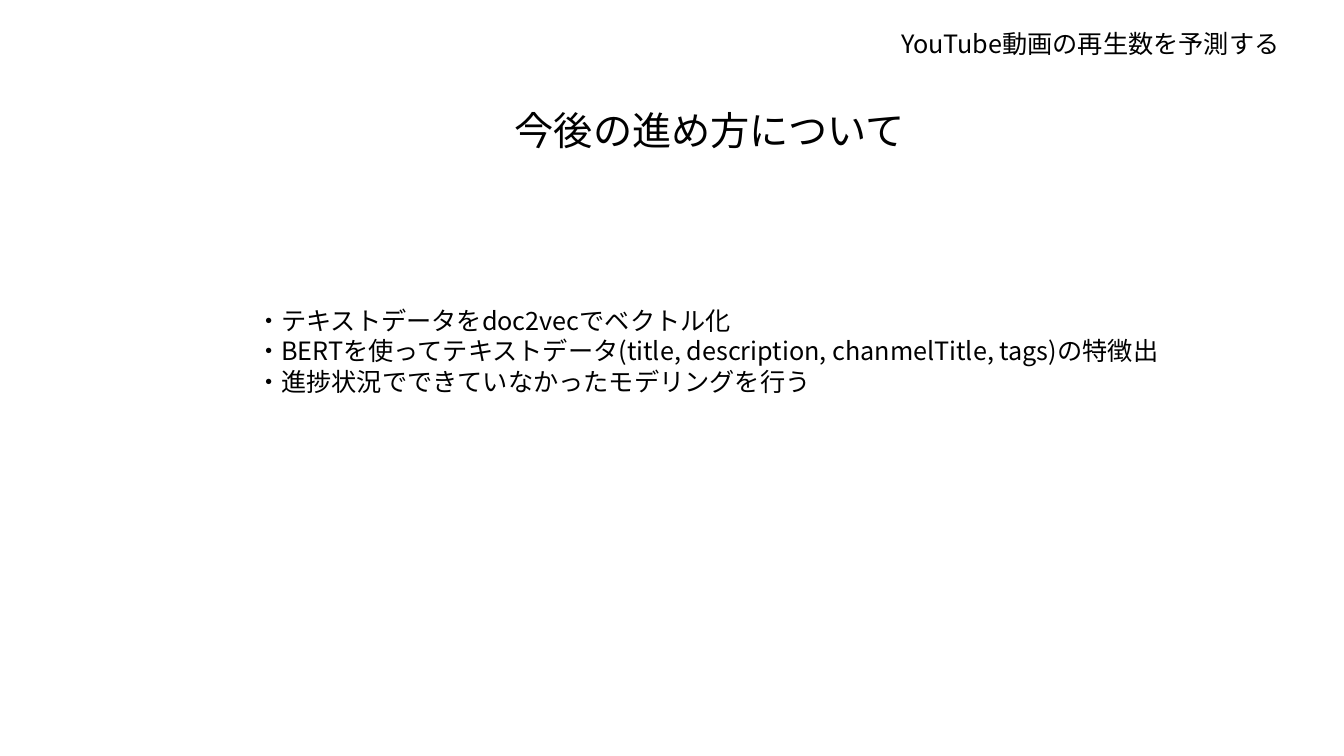
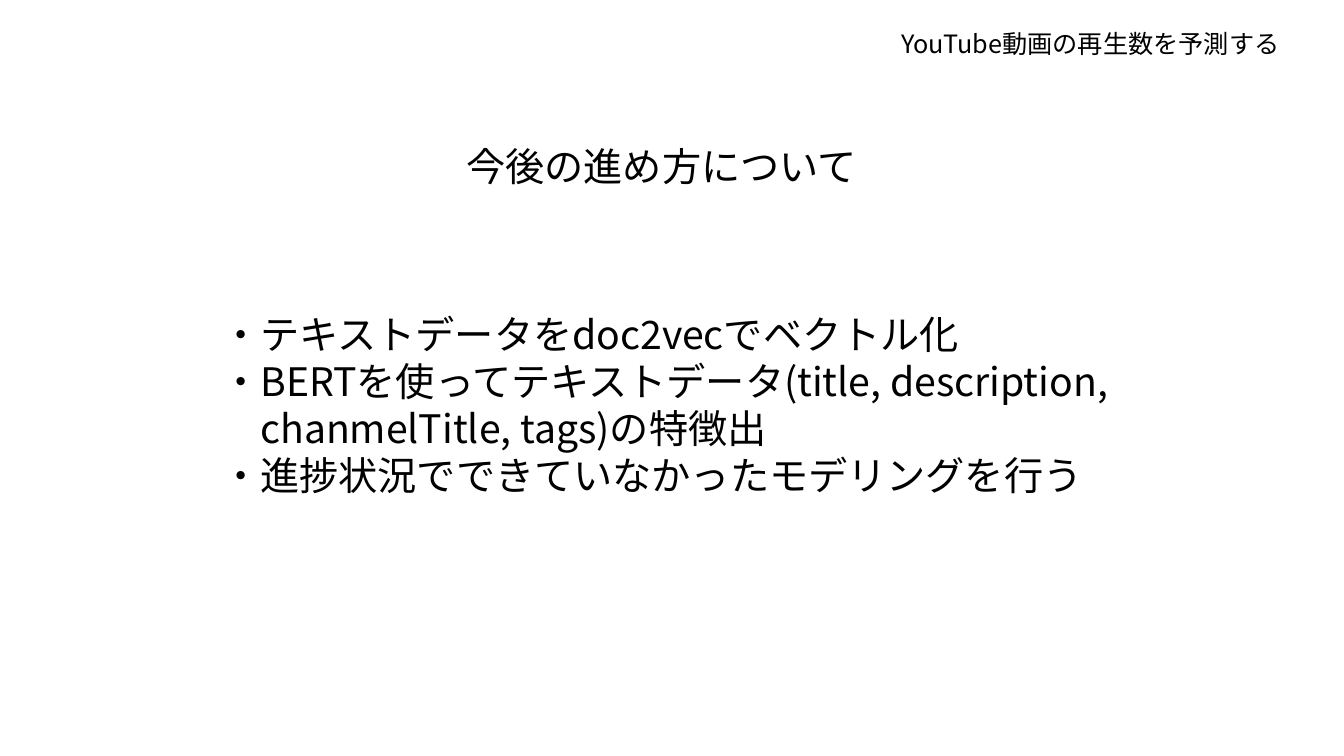
Before and after one commit to tsuru-kazu/research, a slide deck: slide 8 of docs/PD3_interim_report.pptx (slide 9 before the commit). Drawn at 1344x756 pixels with LibreOffice and Linux fonts; fonts in the diff are those of the drawing. Boxes give left, top, right and bottom in pixels: in the first picture for what was removed or moved away, otherwise in the second. Text is boxed around its words. In the diff, an @@ line names an element or a change of style, - is before the commit and + after.

```diff
--- a/docs/PD3_interim_report.pptx
+++ b/docs/PD3_interim_report.pptx
@@ text "今後の進め方について": place and size @@
-text "今後の進め方について" at box(515, 112, 905, 149)
+text "今後の進め方について" at box(466, 148, 856, 185)
@@ text "・テキストデータをdoc2vecでベクトル化": place and size @@
-text "・テキストデータをdoc2vecでベクトル化" at box(256, 308, 1159, 393)
+text "・テキストデータをdoc2vecでベクトル化" at box(221, 315, 1108, 494)
@@ text at box(221, 315, 1082, 494): size 18 to 28 pt in "・テキストデータをdoc2vecでベクトル化", "・進捗状況でできていなかったモデリングを行う" @@
@@ text at box(221, 362, 1108, 453): text changed; size 18 to 28 pt @@
-・BERTを使ってテキストデータ(title, description, chanmelTitle, tags)の特徴出
+・BERTを使ってテキストデータ(title, description,
+chanmelTitle, tags)の特徴出
```
Also in this commit, not shown: 5 other slides changed, 1 slide removed, 2 other files.
